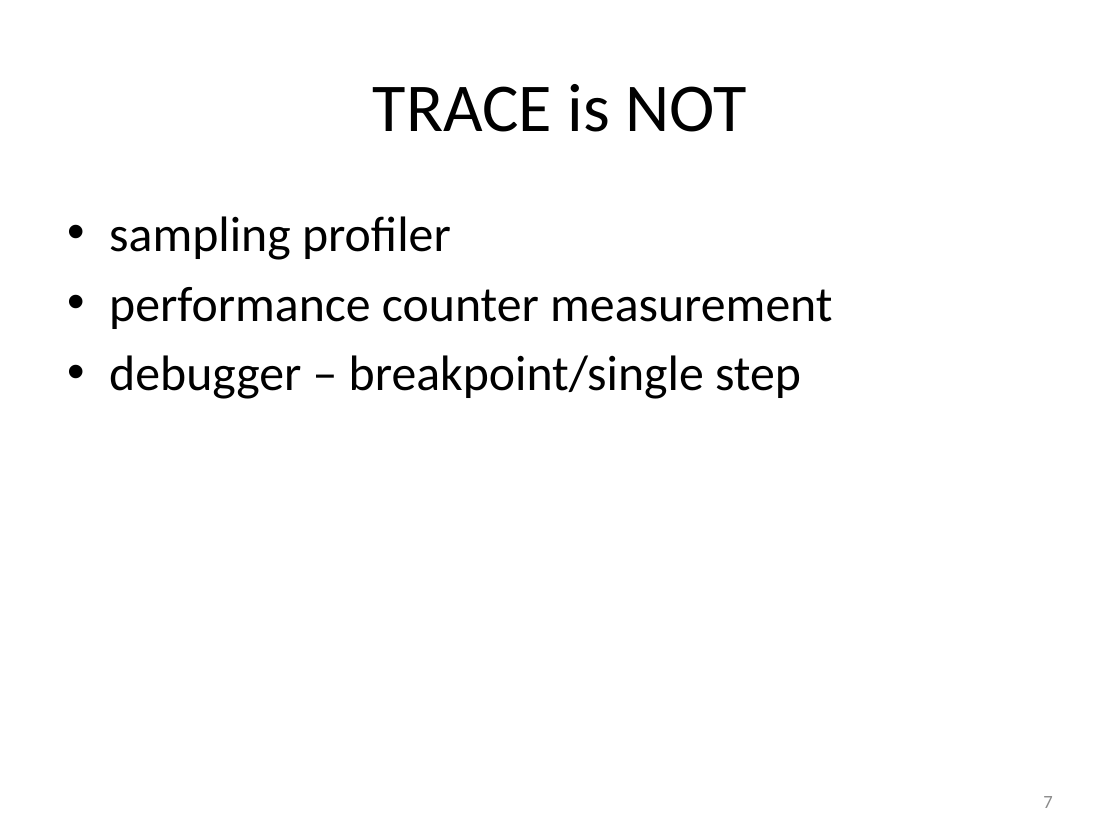
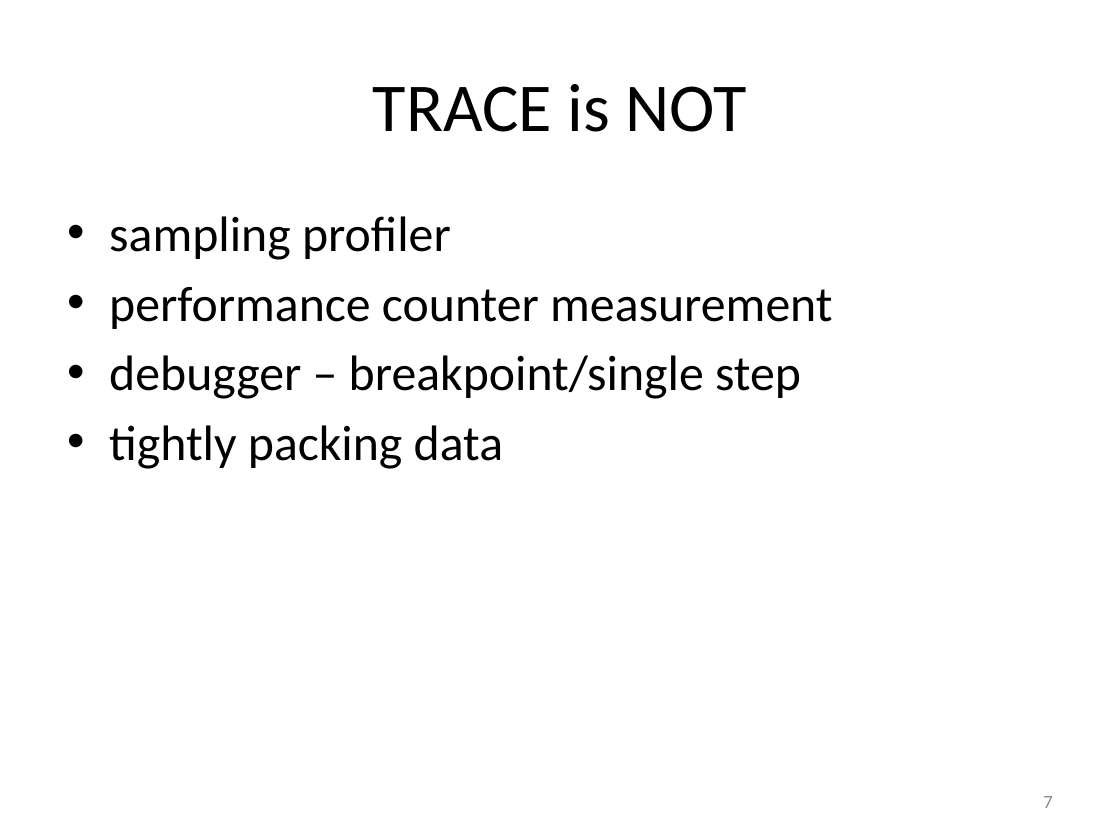
Before and after one commit to art-daq/trace, a slide deck: slide 7 of trace/doc/trace.pptx. Drawn at 1120x840 pixels with LibreOffice and Linux fonts; fonts in the diff are those of the drawing. Boxes give left, top, right and bottom in pixels: in the first picture for what was removed or moved away, otherwise in the second. Text is boxed around its words. In the diff, an @@ line names an element or a change of style, - is before the commit and + after.

```diff
--- a/trace/doc/trace.pptx
+++ b/trace/doc/trace.pptx
@@ text at (x1=109, y1=425, x2=503, y2=469): paragraph added @@
+• tightly packing data
```
Also in this commit, not shown: 1 other slide changed.
